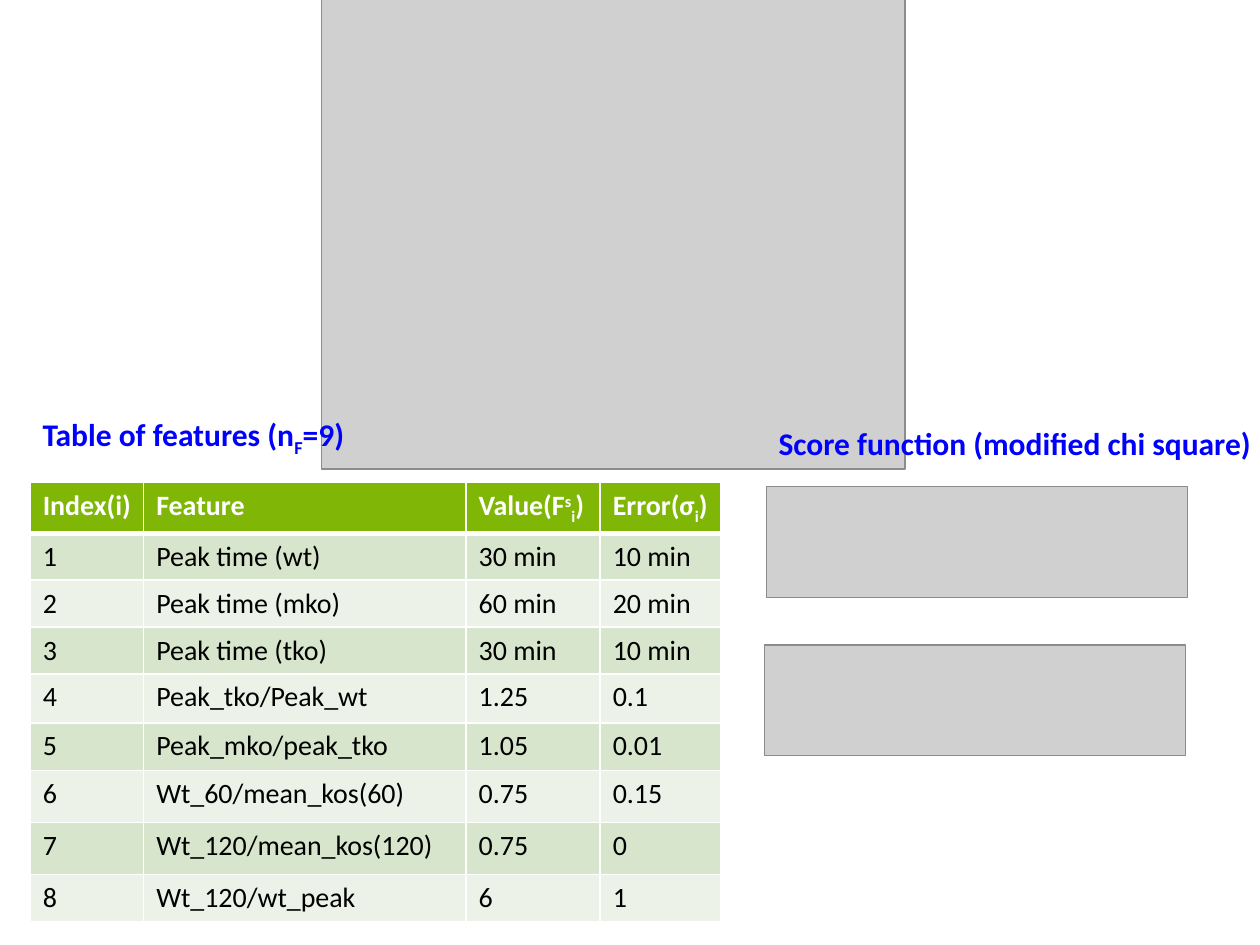
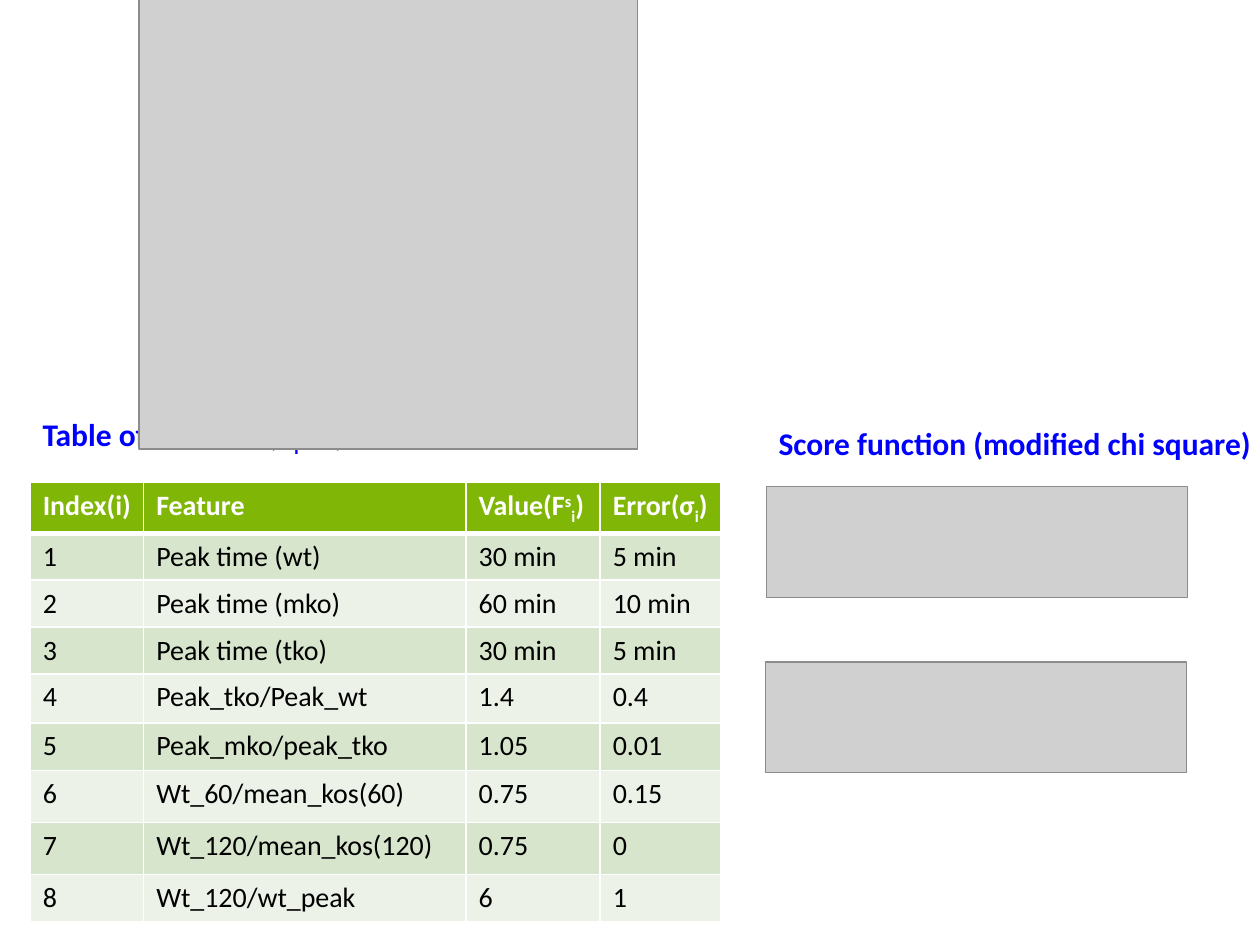
Before and after one commit to biomystery/TNF_regulation, a slide deck: slide 3 of TNF_Slides.pptx. Drawn at 1260x945 pixels with LibreOffice and Linux fonts; fonts in the diff are those of the drawing; grey boxes stand for pictures. Boxes give left, top, right and bottom in pixels: in the first picture for what was removed or moved away, otherwise in the second. Text is boxed around its words. In the diff, an @@ line names an element or a change of style, - is before the commit and + after.

```diff
--- a/TNF_Slides.pptx
+++ b/TNF_Slides.pptx
@@ picture added at [139,0,636,450] @@
@@ picture removed at [321,0,905,469] @@
@@ table at [30,483,721,916] @@
-row 2, column 4: 10 min
+row 2, column 4: 5 min
-row 3, column 4: 20 min
+row 3, column 4: 10 min
-row 4, column 4: 10 min
+row 4, column 4: 5 min
-row 5, column 3: 1.25
+row 5, column 3: 1.4
-row 5, column 4: 0.1
+row 5, column 4: 0.4
@@ picture: place and size @@
-picture at [765,645,1186,756]
+picture at [765,662,1186,772]
```
Also in this commit, not shown: 1 other slide changed, 4 other files.
